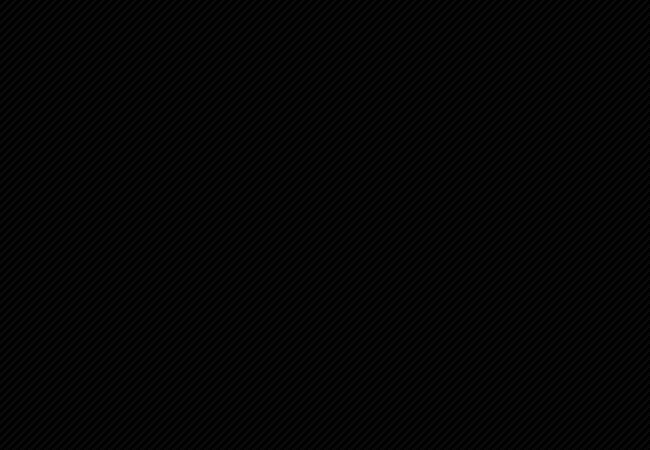
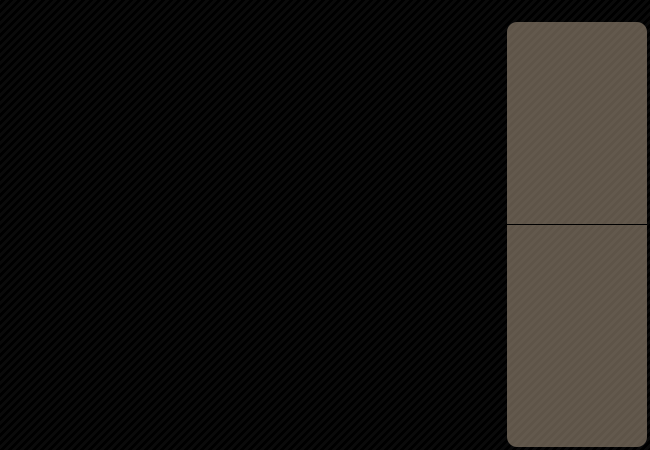
Two versions of the same layered image (650x450). Layer-by-layer changes:
added layer "Shape 1" above "Rounded Rectangle 1" over [509, 224, 647, 225]
added layer "Rounded Rectangle 1" (47%) above "Layer 0" over [507, 22, 647, 447]
